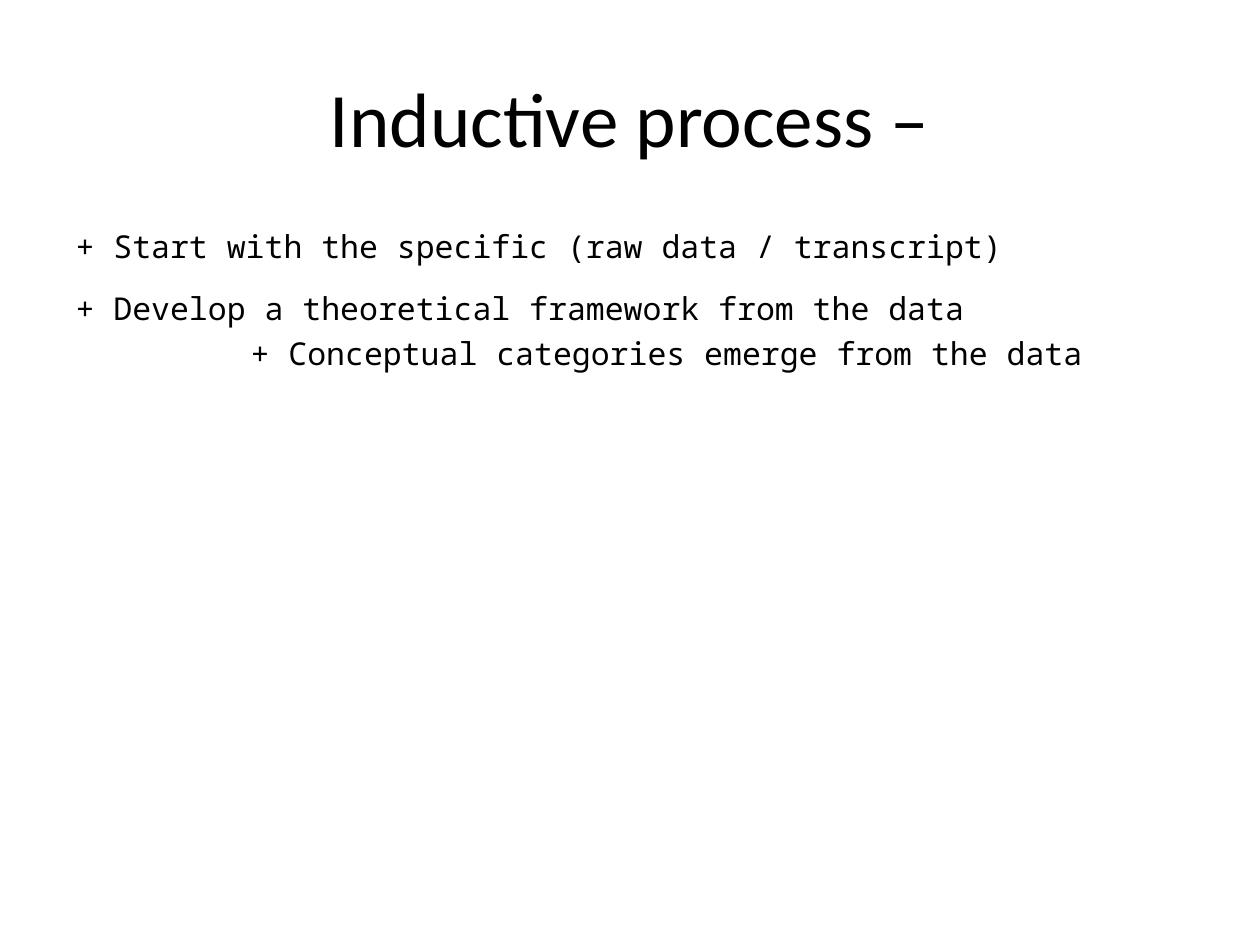
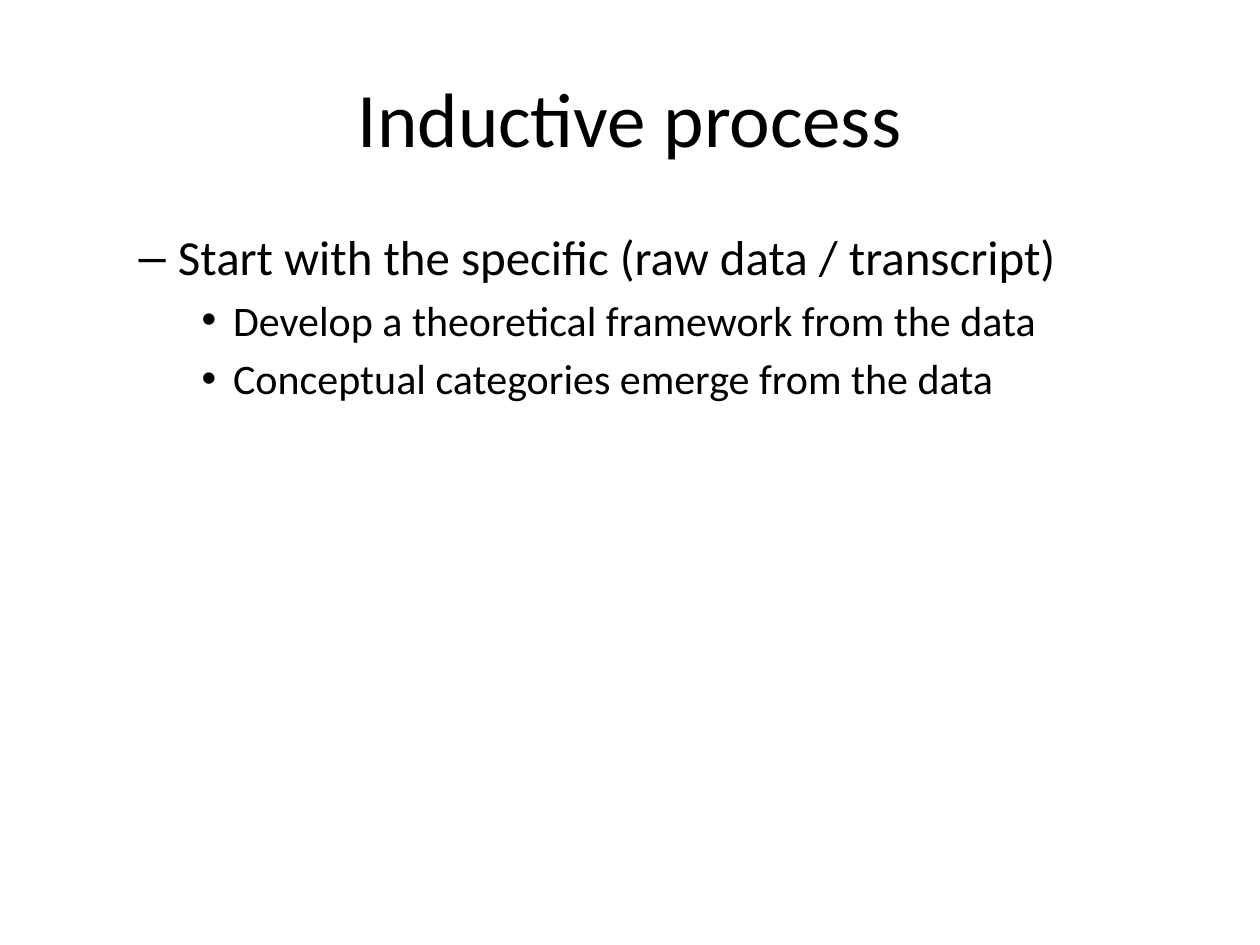
Before and after one commit to classes-medb/5510, a slide deck: slide 78 of src/video-12-hypothesis-testing.pptx (slide 58 before the commit). Drawn at 1260x945 pixels with LibreOffice and Linux fonts; fonts in the diff are those of the drawing. Boxes give left, top, right and bottom in pixels: in the first picture for what was removed or moved away, otherwise in the second. Text is boxed around its words. In the diff, an @@ line names an element or a change of style, - is before the commit and + after.

```diff
--- a/src/video-12-hypothesis-testing.pptx
+++ b/src/video-12-hypothesis-testing.pptx
@@ title at [358, 93, 902, 160]: text changed @@
-Inductive process –
+Inductive process
@@ text at [178, 239, 1055, 402]: text changed; size 18 to 24 pt; font Noto Sans Mono to Calibri @@
-+ Start with the specific (raw data / transcript)
-+ Develop a theoretical framework from the data
-+ Conceptual categories emerge from the data
+  – Start with the specific (raw data / transcript)
+    • Develop a theoretical framework from the data
+    • Conceptual categories emerge from the data
```
Also in this commit, not shown: 10 other slides changed, 18 slides added, 6 slides removed, 1 other file.
